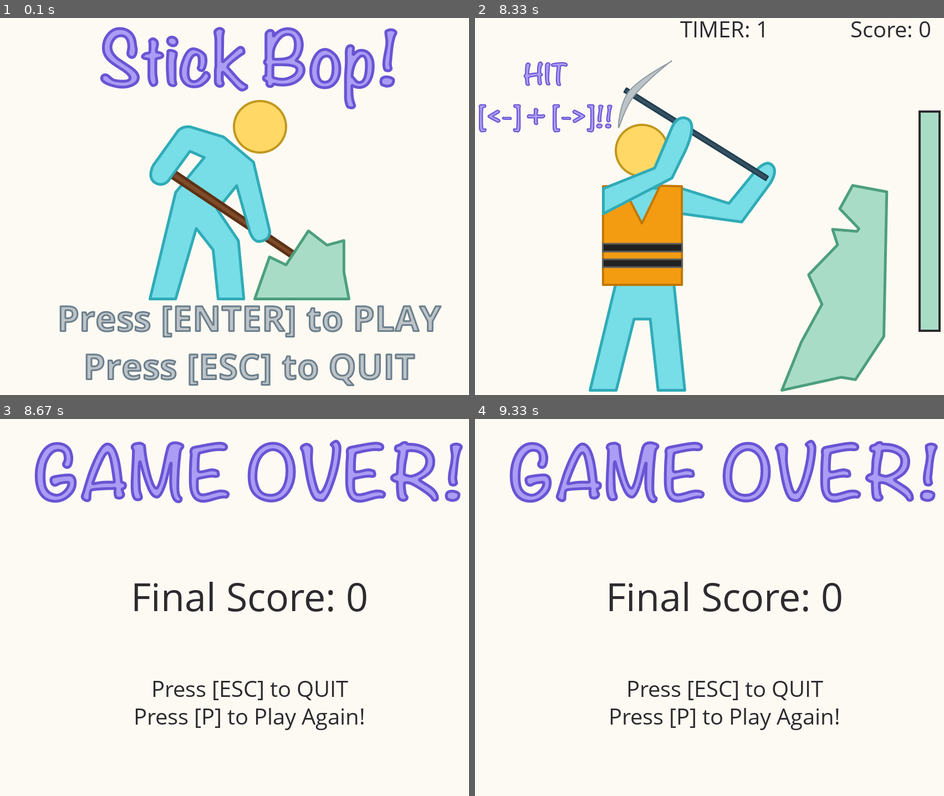
Above: before the commit, frames 1-4 (two rows, left to right).
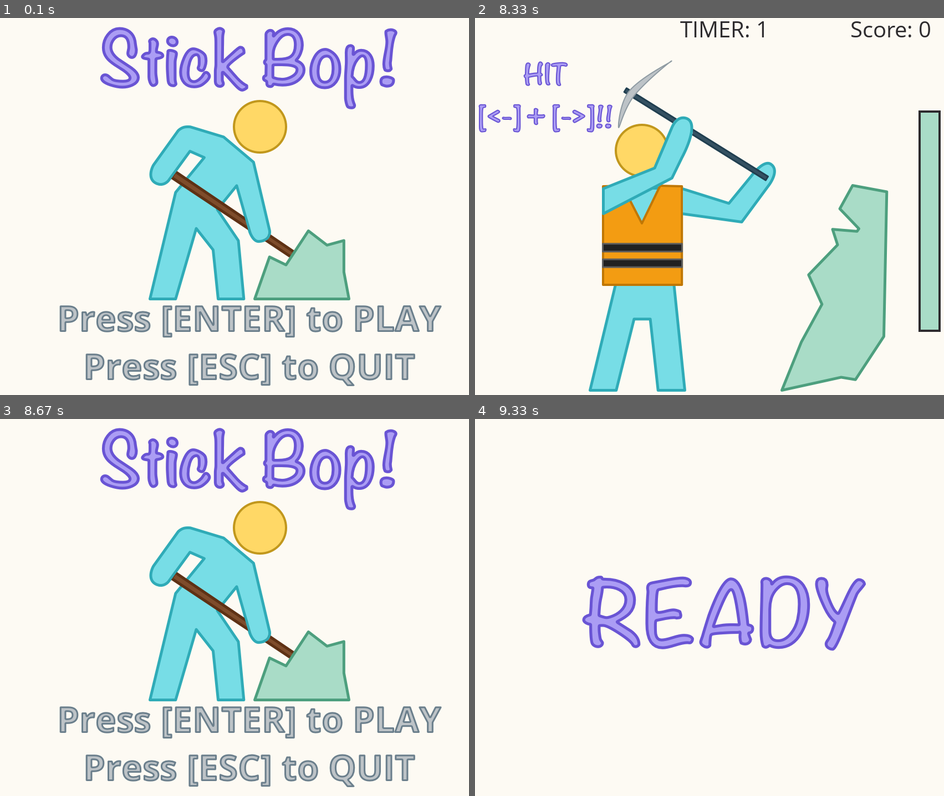
Above: after the commit, the same moments.

Repository: jwl-7/Stick-Bop
Game: pygame game, started from stick-bop.py
Two runs of this game, one before a commit and one after it. Both use one fixed random seed, a clock stepped at 60 frames per second and the inputs below.
Inputs:
- Up to frame 1 (0.1 s): no input
- Up to frame 2 (8.33 s): tap Enter at 0.33 s
- Up to frame 3 (8.67 s): hold P from 8.6 s (still down)
- Up to frame 4 (9.33 s): release P at 9.07 s; tap Enter at 9.1 s

Frames 1-2 are identical in both runs. In frame 3, 27% of the frame differs, in the area x 7-99%, y 2-98%; in frame 4, 14%.

Commit message:
added play again option to end screen

Diff:
--- a/stick-bop.py
+++ b/stick-bop.py
@@ -243,7 +243,6 @@
     draw_text(screen, BLACK, 'Press [ESC] to QUIT', 40, SCREEN_WIDTH / 2, SCREEN_HEIGHT / 1.5)
     draw_text(screen, BLACK, 'Press [P] to Play Again!', 40, SCREEN_WIDTH / 2, (SCREEN_HEIGHT / 1.5)+50)
 
-
     pygame.display.update()
 
     while True:
@@ -255,6 +254,8 @@
             if event.key == pygame.K_ESCAPE:
                 pygame.quit()
                 quit()
+            if event.key == pygame.K_p:
+                main()
         else:
             pygame.display.update()
 
@@ -281,6 +282,8 @@
             if event.key == pygame.K_ESCAPE:
                 pygame.quit()
                 quit()
+            if event.key == pygame.K_p:
+                main()
         elif event.type == pygame.QUIT:
             pygame.quit()
             quit()
@@ -293,6 +296,8 @@
     clock = pygame.time.Clock()
 
     task_list = ['jackhammer', 'axe']
+
+    SCORE = 0
 
     running = True
     menu_display = True
